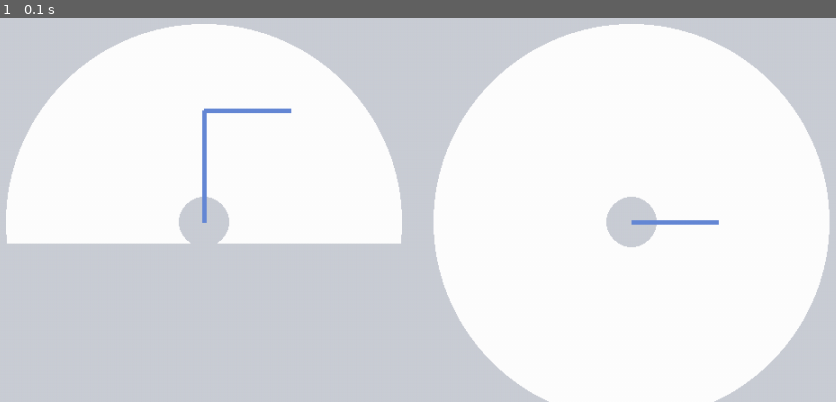
Above: before the commit, frame 1.
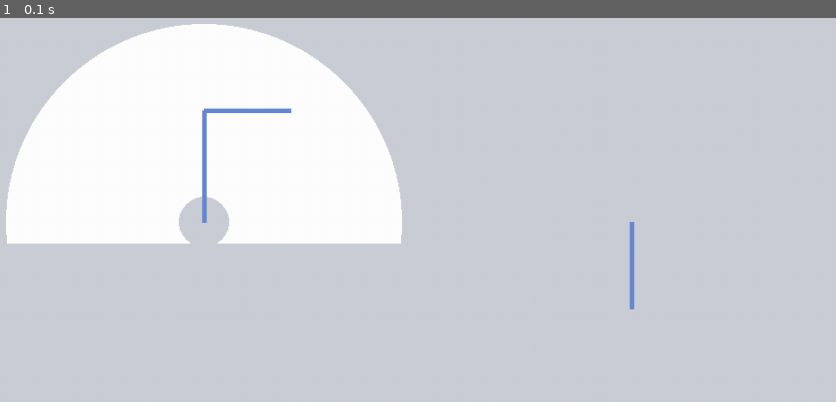
Above: after the commit, the same moment.

Repository: abackes19/ink
Game: pygame game, started from pygame-ik4.py
Same seed, same stepped clock (60 frames per second), same inputs: the game is played once before the commit and once after it.
Inputs:
- Up to frame 1 (0.1 s): no input

The runs differ from the first frame. In frame 1, 37% of the frame differs, in the area x 51-100%, y 1-100%.

Commit message:
x is z now

Diff:
--- a/pygame-ik4.py
+++ b/pygame-ik4.py
@@ -29,8 +29,8 @@
 originy = 250
 d_one = 124 # the distance from shoulder to elbow
 d_two = 96 # distance from elbow to wrist
-toriginx = 725
-toriginz = 250
+toriginz = 725
+toriginx = 250
 
 xm, ym = originx+d_two, originy-d_one
 x, y = originx+d_two, originy-d_one
@@ -120,8 +120,8 @@
         pxe = xe - originx + toriginx
         pxo = xo - originx + toriginx
 #        pygame.draw.line(screen, blue, [toriginx,toriginz], [toriginx + d_one, toriginz + d_two], 5) # not sure what this was
-        pygame.draw.line(screen, blue, (toriginx, toriginz), [(pxo), (toriginz - z)], 5)
-#        pygame.draw.line(screen, green, (toriginx, toriginz), (pxe, ze), 5)
+        pygame.draw.line(screen, blue, (toriginz, toriginx), [(toriginz - z), (pxo)], 5)
+#        pygame.draw.line(screen, green, (toriginz, toriginx), (ze, pxe), 5)
         print(ze)
     else: # out of range so stay
         pygame.draw.lines(screen, pink, False, [[originx,originy], [xe, ye], [xo, yo]], 5)
